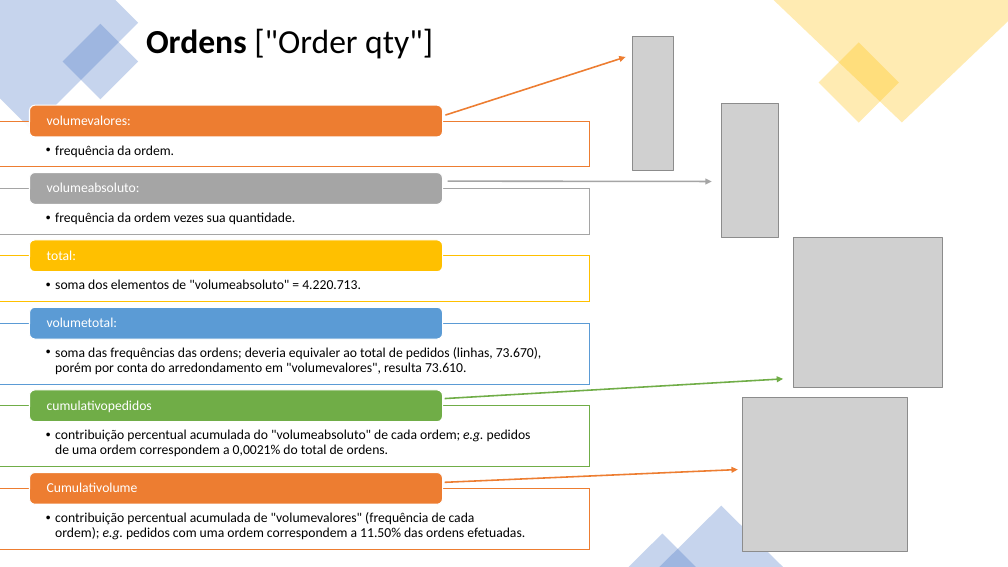
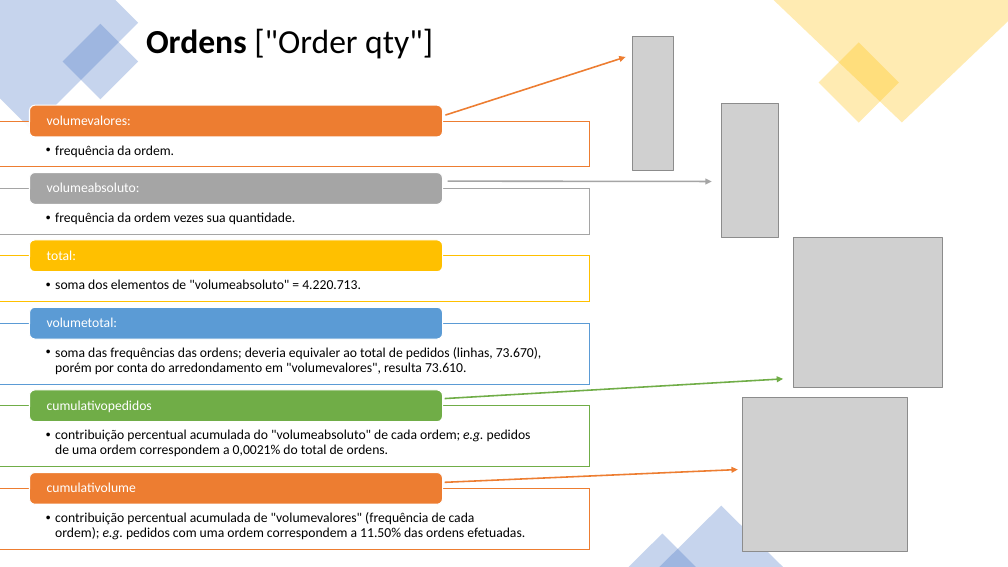
Before and after one commit to brenoccosta/ABIAcademyHack, a slide deck: slide 4 of Apresentação1.pptx. Drawn at 1008x567 pixels with LibreOffice and Linux fonts; fonts in the diff are those of the drawing; grey boxes stand for pictures. Boxes give left, top, right and bottom in pixels: in the first picture for what was removed or moved away, otherwise in the second. Text is boxed around its words. In the diff, an @@ line names an element or a change of style, - is before the commit and + after.

```diff
--- a/Apresentação1.pptx
+++ b/Apresentação1.pptx
@@ text at box(47, 482, 136, 492): text changed @@
-Cumulativolume
+cumulativolume
```
Also in this commit, not shown: 2 other slides changed, 1 other file.
